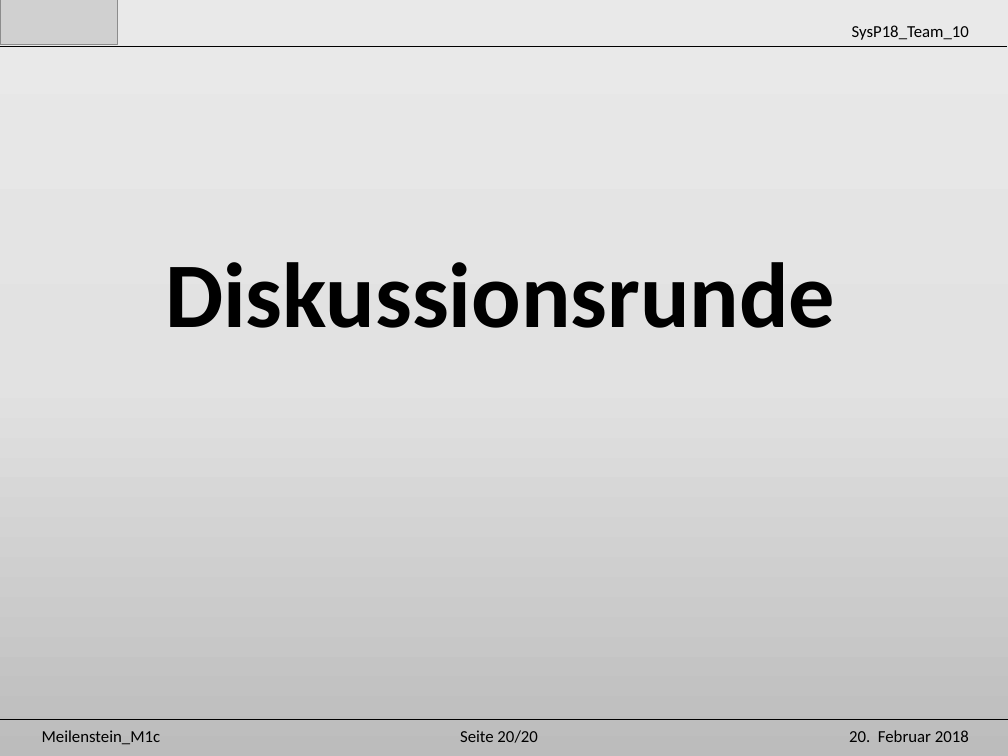
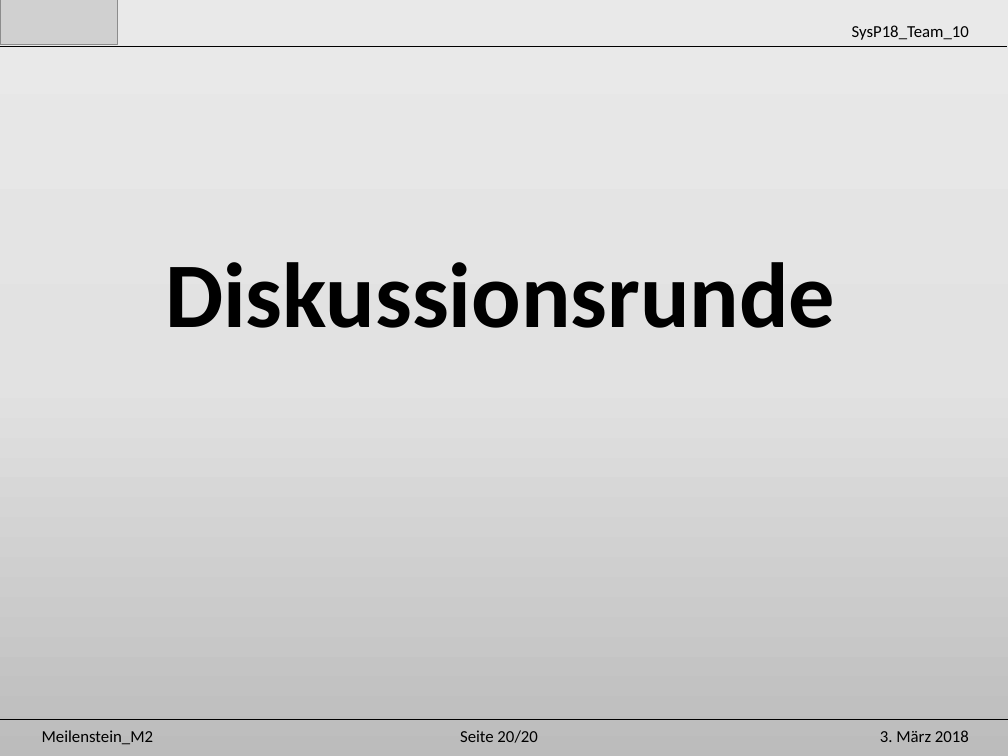
Before and after one commit to Unaqwyn/SysP18_1cv, a slide deck: slide 21 of 01_Organisation/02_Meilensteine/m2/Praesentation_m2.pptx. Drawn at 1008x756 pixels with LibreOffice and Linux fonts; fonts in the diff are those of the drawing; grey boxes stand for pictures. Boxes give left, top, right and bottom in pixels: in the first picture for what was removed or moved away, otherwise in the second. Text is boxed around its words. In the diff, an @@ line names an element or a change of style, - is before the commit and + after.

```diff
--- a/01_Organisation/02_Meilensteine/m2/Praesentation_m2.pptx
+++ b/01_Organisation/02_Meilensteine/m2/Praesentation_m2.pptx
@@ text at (42,730,154,745): text changed @@
-Meilenstein_M1c
+Meilenstein_M2
@@ text at (880,730,969,742): text changed @@
-20. Februar 2018
+3. März 2018
```
Also in this commit, not shown: 4 other slides changed.
